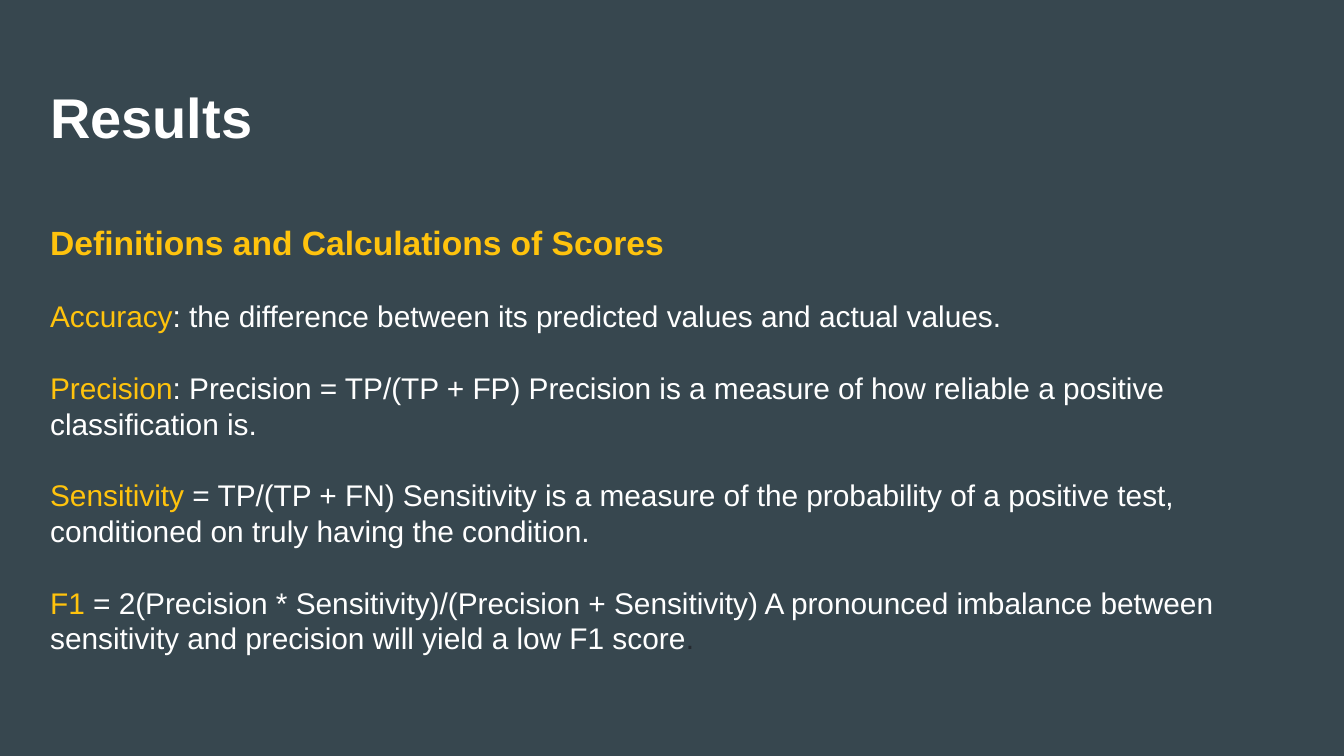
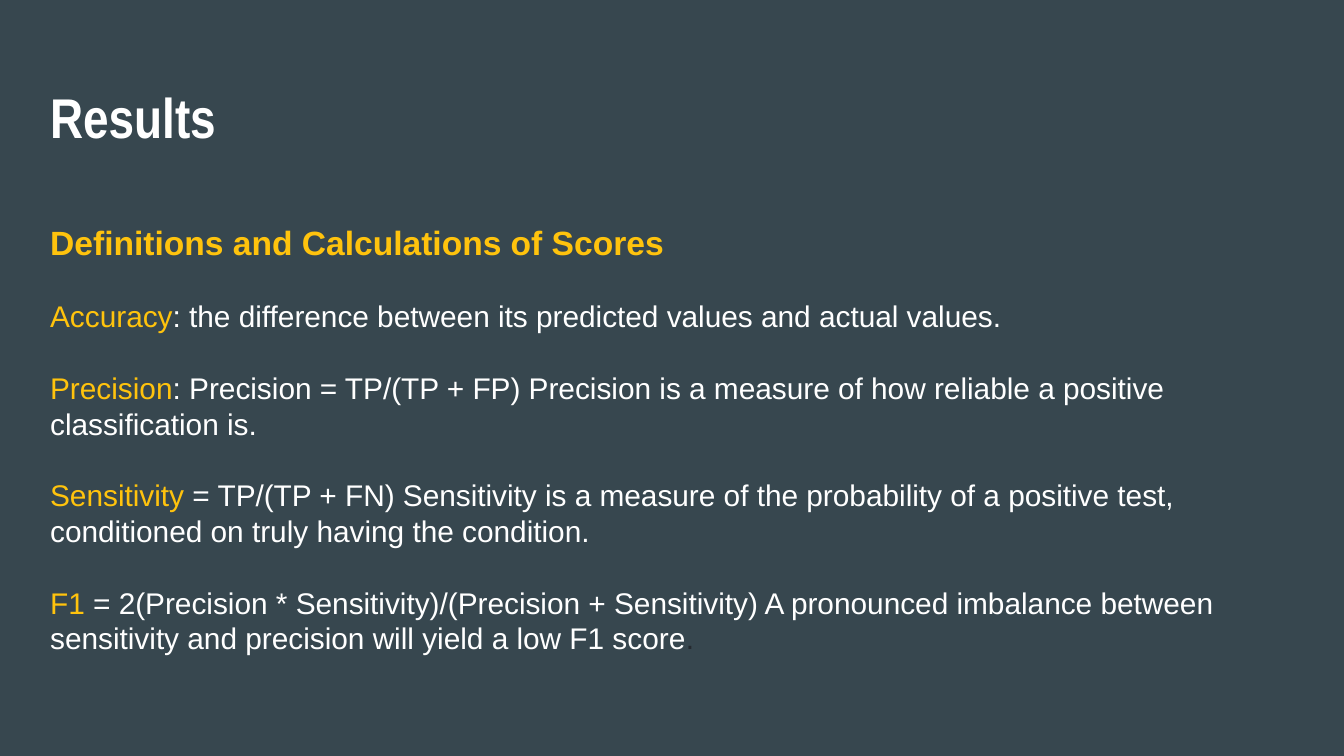
Before and after one commit to apombo90/Predicting_Heart_Disease, a slide deck: slide 17 of Final Project - Group 7.pptx. Drawn at 1344x756 pixels with LibreOffice and Linux fonts; fonts in the diff are those of the drawing. Boxes give left, top, right and bottom in pixels: in the first picture for what was removed or moved away, otherwise in the second. Text is boxed around its words. In the diff, an @@ line names an element or a change of style, - is before the commit and + after.

```diff
--- a/Final Project - Group 7.pptx
+++ b/Final Project - Group 7.pptx
@@ text at (50, 97, 216, 139): font Arial to Arial Narrow in "Results" @@
```
Also in this commit, not shown: 5 other slides changed, 1 slide added.
